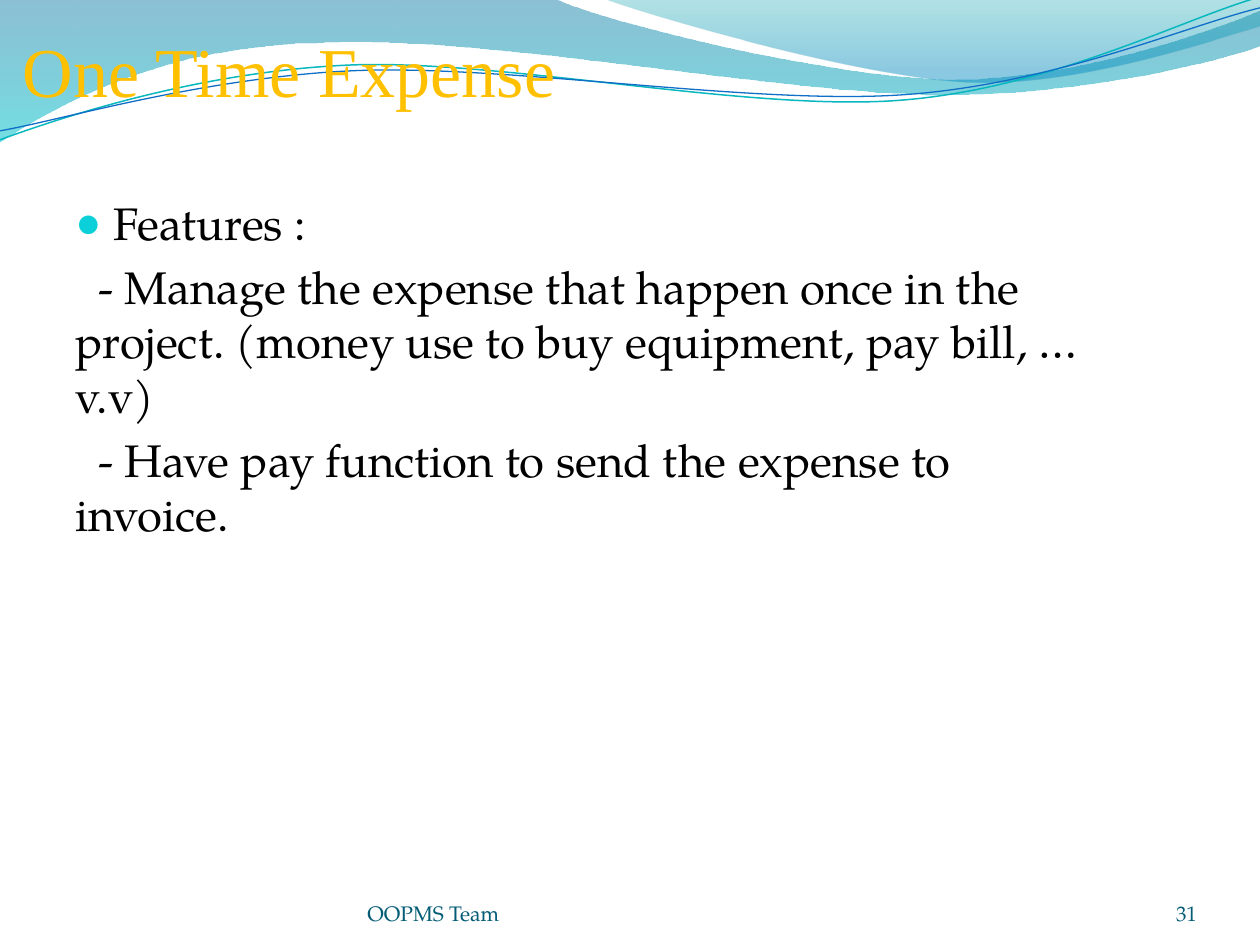
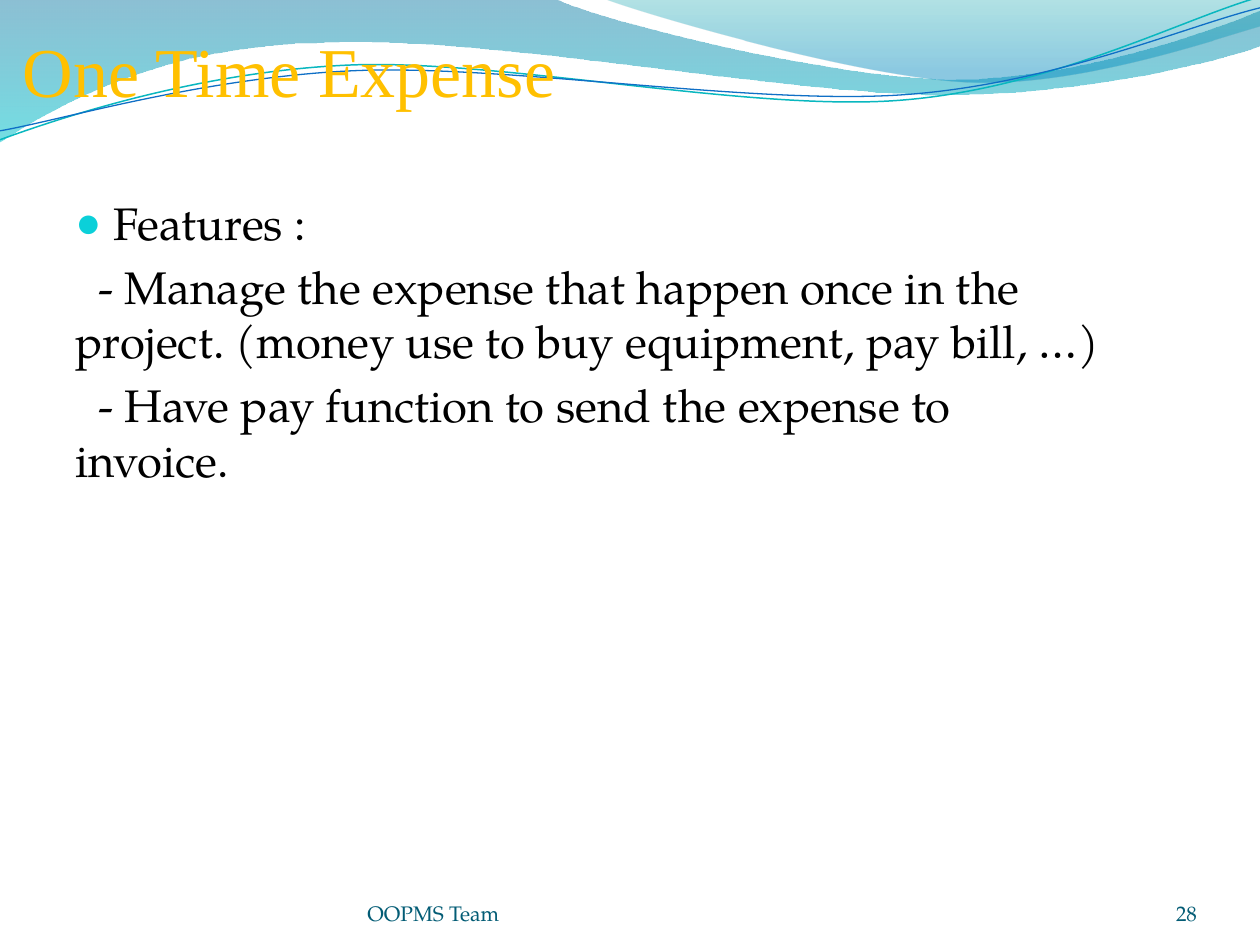
Before and after one commit to gofpattern/oopms, a slide deck: slide 28 of Document/Report/Presentation/OOPMS_Presentation_v1.0.pptx (slide 31 before the commit). Drawn at 1260x945 pixels with LibreOffice and Linux fonts; fonts in the diff are those of the drawing; background and template pictures are left out. Boxes give left, top, right and bottom in pixels: in the first picture for what was removed or moved away, otherwise in the second. Text is boxed around its words. In the diff, an @@ line names an element or a change of style, - is before the commit and + after.

```diff
--- a/Document/Report/Presentation/OOPMS_Presentation_v1.0.pptx
+++ b/Document/Report/Presentation/OOPMS_Presentation_v1.0.pptx
@@ text at (75,271,1028,371): text changed @@
-- Manage the expense that happen once in the project. (money use to buy equipment, pay bill, …v.v)
+- Manage the expense that happen once in the project. (money use to buy equipment, pay bill, …)
@@ page number at (1176,906,1197,922): text changed @@
-31
+28
```
Also in this commit, not shown: 2 other slides changed, 3 slides added, 3 slides removed.
